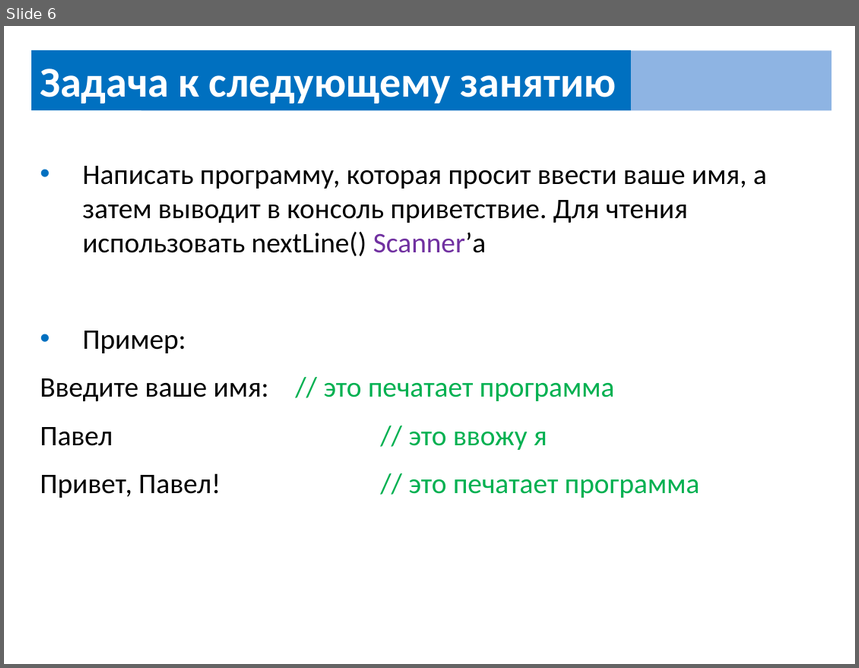
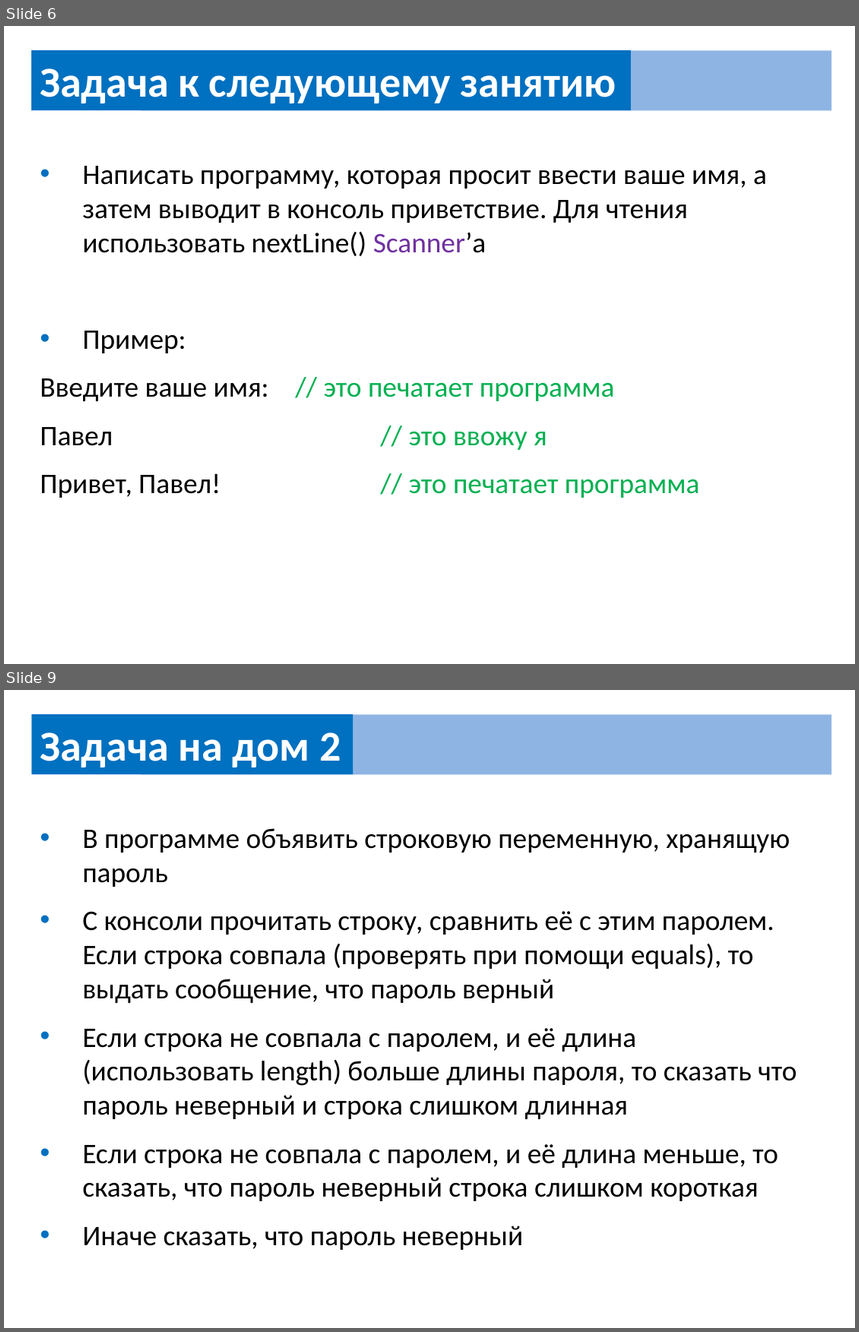
Before and after one commit to UsovaAnna/lesson, a slide deck: src/home/home_work.pptx. Shown one above the other, each under a label of ours: slide 6 before the commit, slides 6 and 9 after it; the slides between them are not shown. The pictures are 859x668 and 859x1332 pixels, drawn with LibreOffice and Linux fonts; fonts in the diff are those of the drawing. Boxes give left, top, right and bottom in pixels: in the first picture for what was removed or moved away, otherwise in the second. Text is boxed around its words. In the diff, an @@ line names an element or a change of style, - is before the commit and + after.

```diff
--- a/src/home/home_work.pptx
+++ b/src/home/home_work.pptx
@@ slide 9 added at [4, 690, 855, 1328], background #FFFFFF @@
@@ rectangle added at [31, 714, 353, 775], fill #0070C0, 36 pt, text #FFFFFF, bold @@
+Задача на дом 2
@@ rectangle added at [141, 714, 832, 775], fill #8EB4E3 @@
@@ text added at [82, 828, 797, 1250], 24 pt, text #000000 @@
+• В программе объявить строковую переменную, хранящую пароль
+• С консоли прочитать строку, сравнить её с этим паролем. Если строка совпала (проверять при помощи equals), то выдать сообщение, что пароль верный
+• Если строка не совпала с паролем, и её длина (использовать length) больше длины пароля, то сказать что пароль неверный и строка слишком длинная
+• Если строка не совпала с паролем, и её длина меньше, то сказать, что пароль неверный строка слишком короткая
+• Иначе сказать, что пароль неверный
```
Also in this commit, not shown: 5 other slides added, 1 other file.
